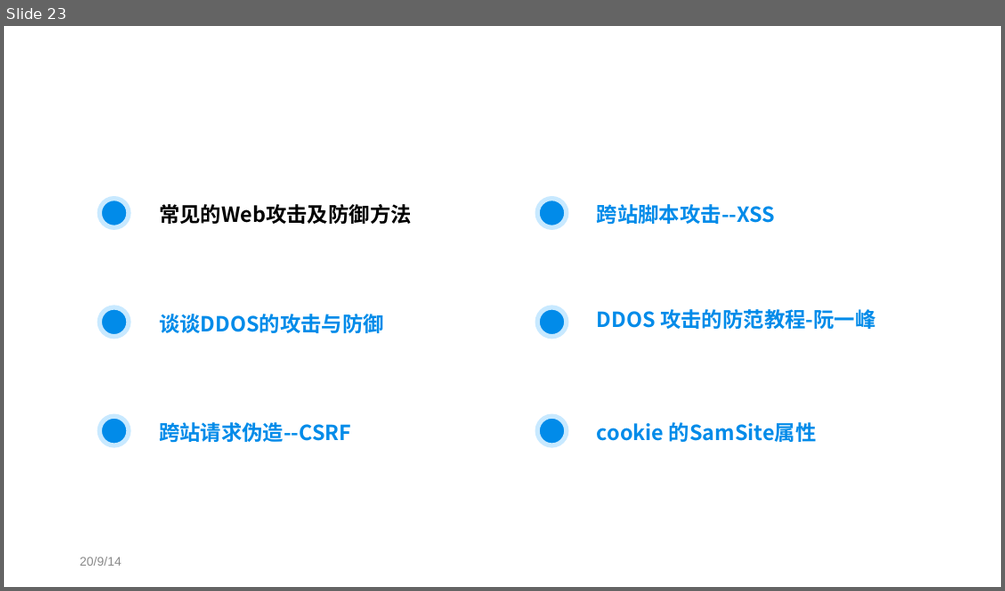
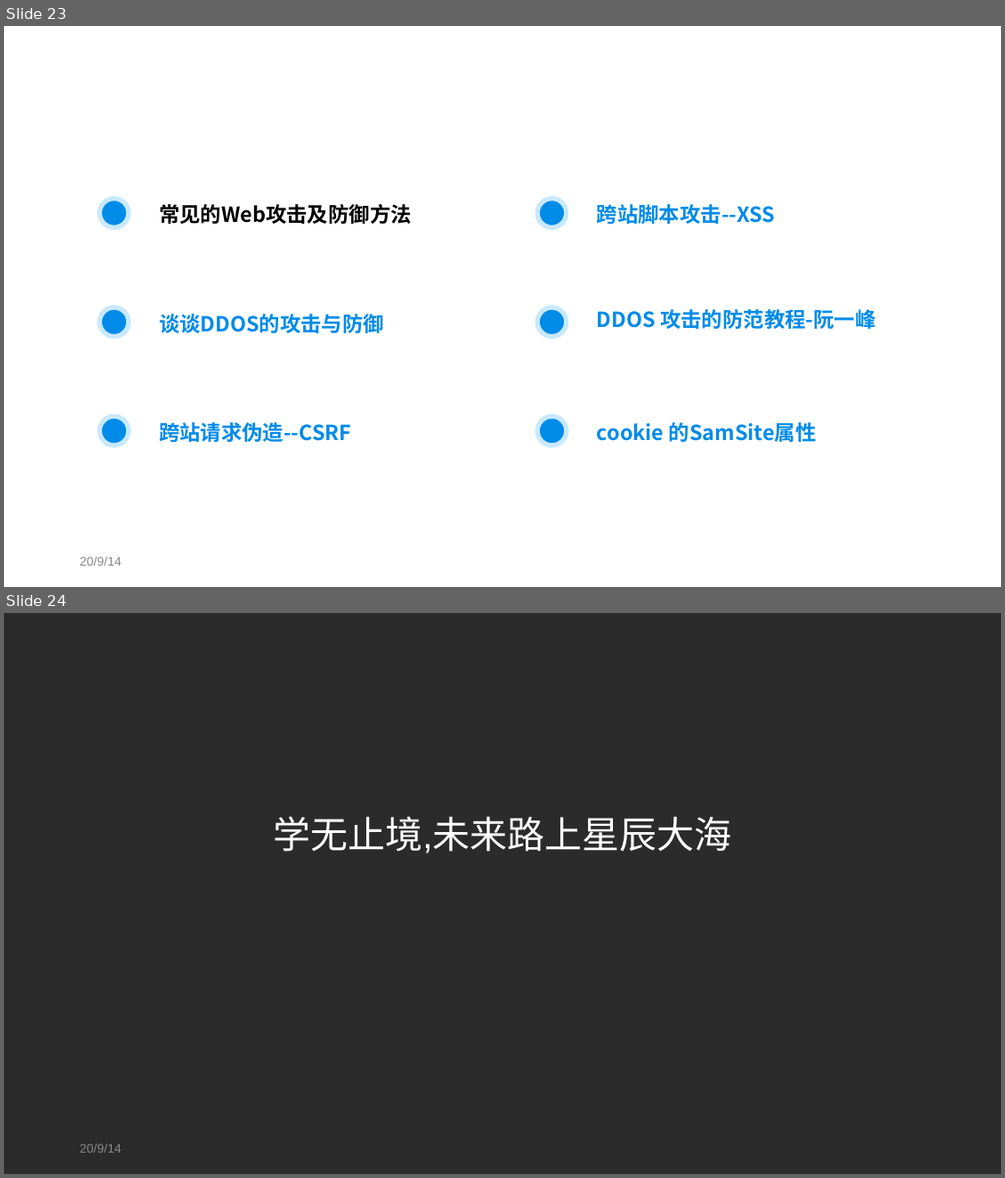
Before and after one commit to bigfairy-Jing/share-network-security, a slide deck: WebSecurity.ppt. Shown one above the other, each under a label of ours: slide 23 before the commit, slides 23 and 24 after it. The pictures are 1005x591 and 1005x1178 pixels, drawn with LibreOffice and Linux fonts; fonts in the diff are those of the drawing; background and template pictures are left out; a plain dark background stands for a picture behind light text. Boxes give left, top, right and bottom in pixels: in the first picture for what was removed or moved away, otherwise in the second. Text is boxed around its words. In the diff, an @@ line names an element or a change of style, - is before the commit and + after.

```diff
--- a/WebSecurity.ppt
+++ b/WebSecurity.ppt
@@ slide 24 added at (x1=4, y1=613, x2=1001, y2=1174), background picture (left out) @@
@@ text added at (x1=273, y1=816, x2=732, y2=853), 36 pt, text #FFFFFF @@
+学无止境,未来路上星辰大海
@@ text added at (x1=80, y1=1143, x2=121, y2=1152), 12 pt, text #898989 @@
+20/9/14
```
Also in this commit, not shown: 1 other file.
